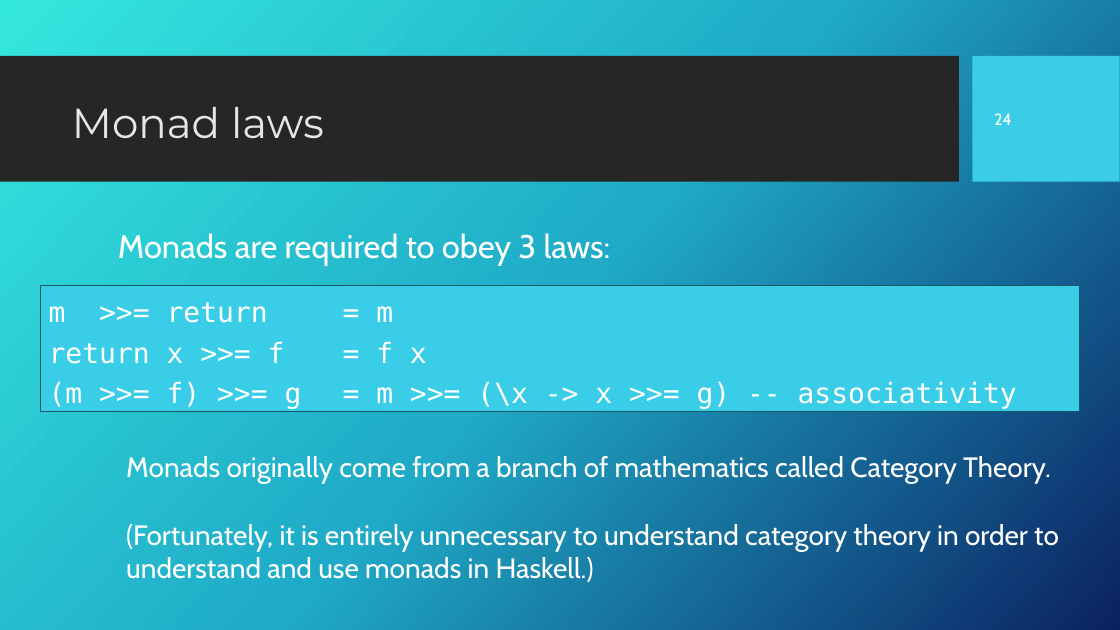
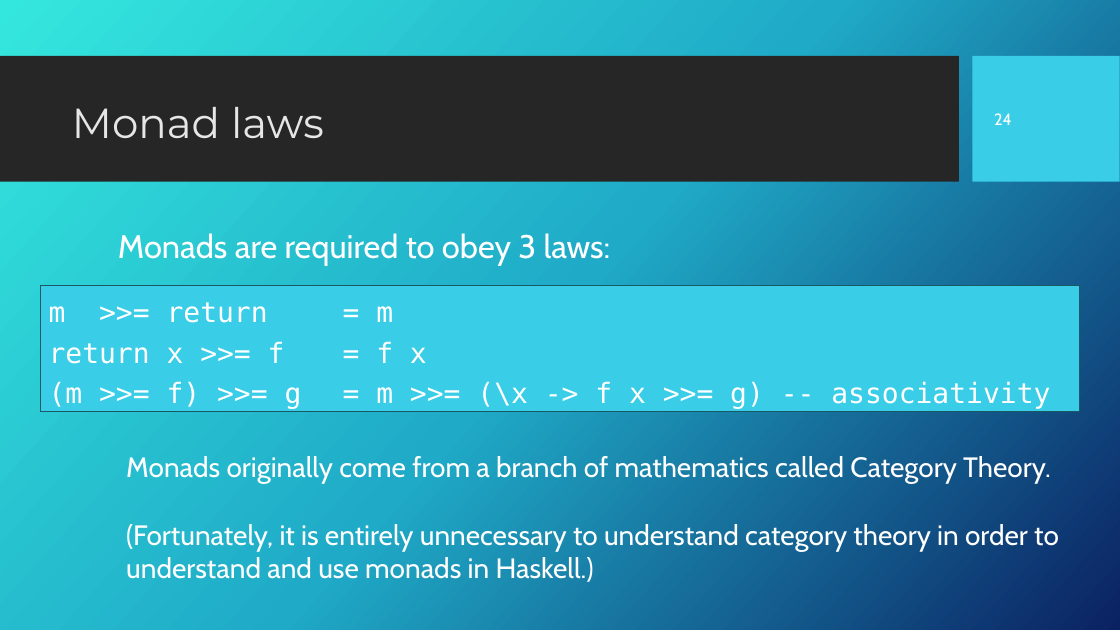
Before and after one commit to Fun-Prog-26/fun-prog-26, a slide deck: slide 25 of topic12-monads/unit-12a-lectures/talk-1/a-monads.pptx. Drawn at 1120x630 pixels with LibreOffice and Linux fonts; fonts in the diff are those of the drawing; background and template pictures are left out. Boxes give left, top, right and bottom in pixels: in the first picture for what was removed or moved away, otherwise in the second. Text is boxed around its words. In the diff, an @@ line names an element or a change of style, - is before the commit and + after.

```diff
--- a/topic12-monads/unit-12a-lectures/talk-1/a-monads.pptx
+++ b/topic12-monads/unit-12a-lectures/talk-1/a-monads.pptx
@@ text in rectangle at [49,381,1050,409]: text changed @@
-(m >>= f) >>= g = m >>= (\x -> x >>= g) -- associativity
+(m >>= f) >>= g = m >>= (\x -> f x >>= g) -- associativity
```
Also in this commit, not shown: 5 other slides changed, 5 other files.
